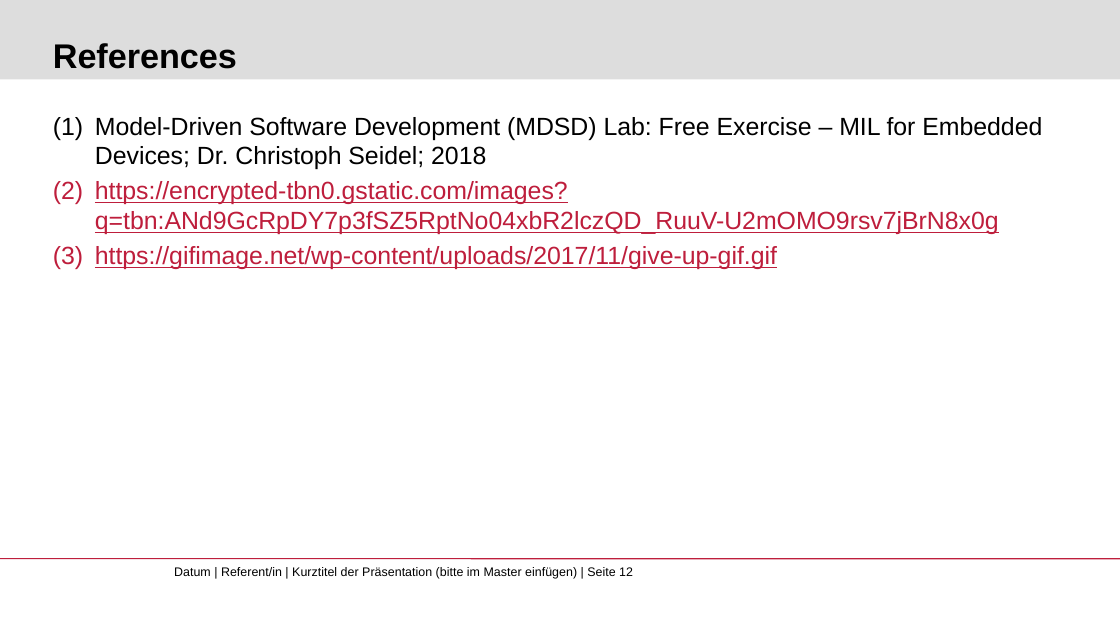
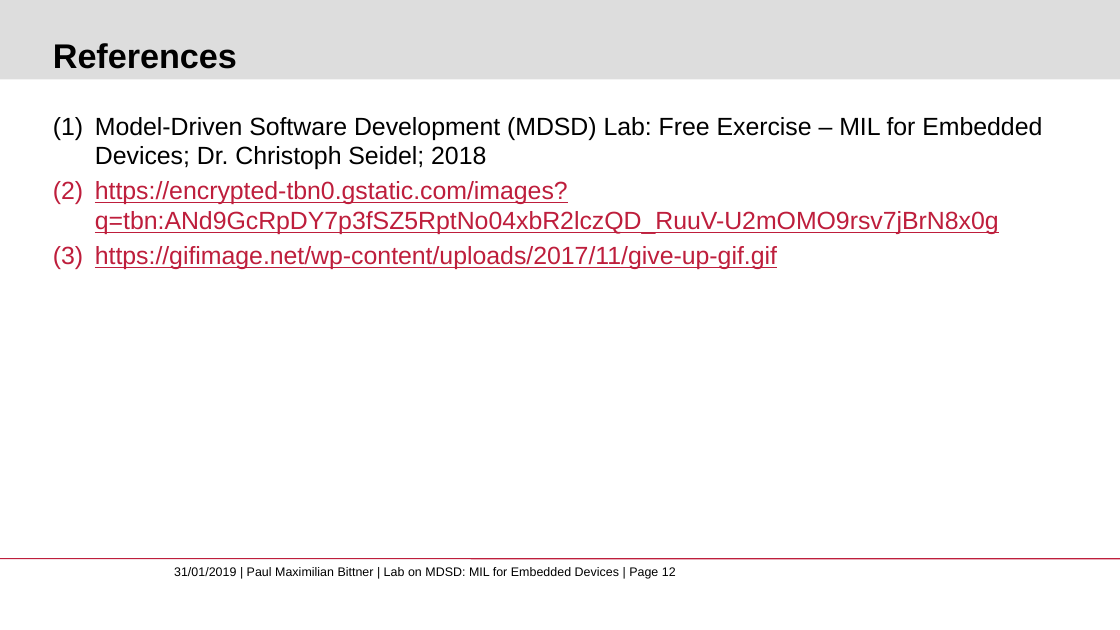
Before and after one commit to pmbittner/MDSDWS1819, a slide deck: slide 12 of Presentation/MDSD_Bittner_Embedded.pptx. Drawn at 1120x630 pixels with LibreOffice and Linux fonts; fonts in the diff are those of the drawing; background and template pictures are left out. Boxes give left, top, right and bottom in pixels: in the first picture for what was removed or moved away, otherwise in the second. Text is boxed around its words. In the diff, an @@ line names an element or a change of style, - is before the commit and + after.

```diff
--- a/Presentation/MDSD_Bittner_Embedded.pptx
+++ b/Presentation/MDSD_Bittner_Embedded.pptx
@@ text at (x1=174, y1=567, x2=676, y2=579): text changed @@
-Datum | Referent/in | Kurztitel der Präsentation (bitte im Master einfügen) | Seite 12
+31/01/2019 | Paul Maximilian Bittner | Lab on MDSD: MIL for Embedded Devices | Page 12
```
Also in this commit, not shown: 11 other slides changed.
